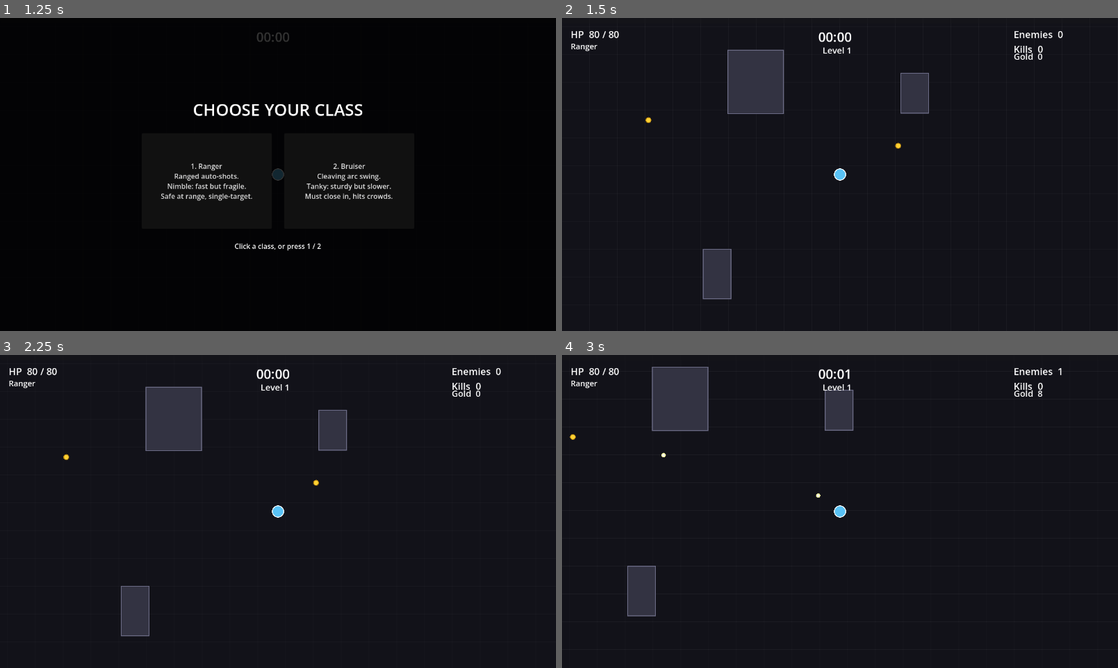
Above: before the commit, frames 1-4 (two rows, left to right).
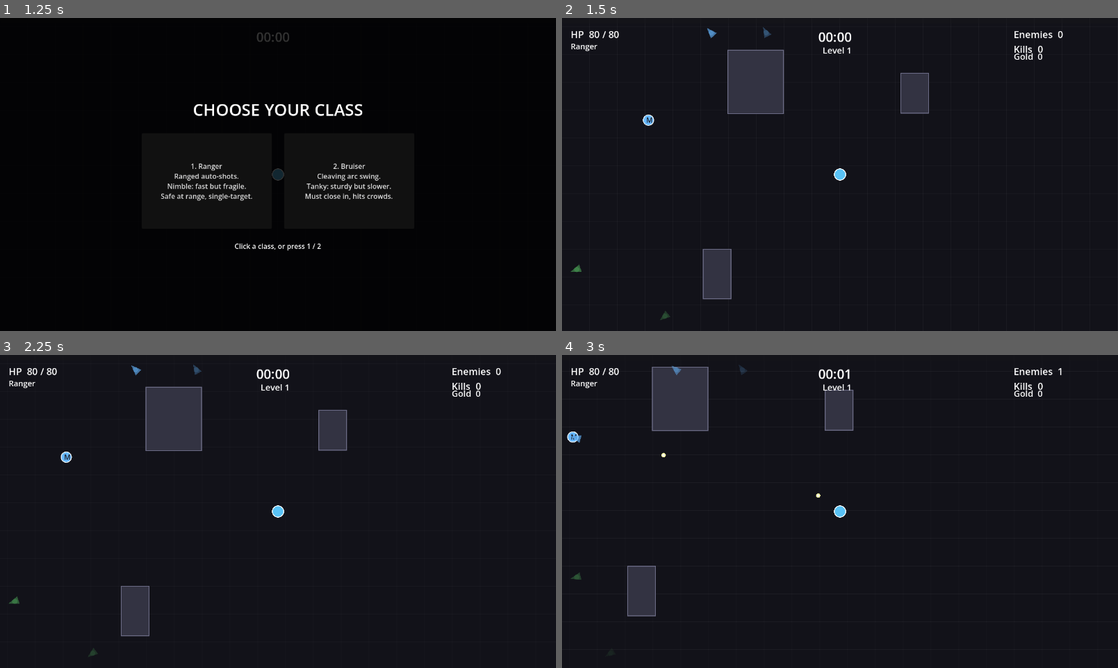
Above: after the commit, the same moments.

Repository: veighnsche/survivors-prototype
Game: Godot game, scene res://main_menu.tscn
The game is run twice, just before and just after one commit, with the same random seed, the same clock (stepped at 60 frames per second) and the same inputs.
Inputs:
- Up to frame 1 (1.25 s): click "Start Run" at 0.5 s
- Up to frame 2 (1.5 s): click "1. Ranger Ranged auto-shots. …" at 1.25 s
- Up to frame 3 (2.25 s): tap Enter at 2 s; hold D from 2.03 s (still down); tap 1 at 2.1 s
- Up to frame 4 (3 s): release D at 2.78 s; hold S from 2.78 s (still down); tap 2 at 2.85 s

Frame 1 is identical in both runs. In frame 2, 0.2% of the frame differs, in the area x 1-61%, y 2-97%; in frame 3, 0.2%; in frame 4, 0.2%.

Commit message:
Gold drops from monsters; only chests + boosters on the map
- Enemies drop gold again (tier-scaled + boss burst), alongside XP gems.
- LootField now places only boosters (pickups) and chests — gold removed from
  the floor. Both floor types are beaconed. Lowered loot density to 10%.
- Added Shield to the floor booster pool.

Co-Authored-By: Claude Opus 4.8 <noreply@anthropic.com>

Diff:
--- a/scripts/config.gd
+++ b/scripts/config.gd
@@ -108,7 +108,7 @@
 # Loot placed ON the map (streamed per world cell, like buildings)
 var LOOT_CELL := 360.0
 var LOOT_VIEW_CELLS := 4
-var LOOT_DENSITY := 16  # percent of world cells that hold a loot item
+var LOOT_DENSITY := 10  # percent of world cells that hold floor loot (booster/chest)
 
 var BOMB_DAMAGE := 80.0
 var BOMB_RADIUS := 720.0
--- a/scripts/game.gd
+++ b/scripts/game.gd
@@ -244,14 +244,20 @@
 
 func _on_enemy_died(e) -> void:
 	kills += 1
-	# Enemies drop XP gems only — gold/pickups/chests live on the map (LootField).
+	# Enemies drop XP gems + gold. Chests/boosters live on the map (LootField).
 	if e.is_boss:
 		Fx.shake(Config.SHAKE_ON_BOSS_DEATH)
 		for i in 5:
 			var off := Vector2(randf_range(-40.0, 40.0), randf_range(-40.0, 40.0))
 			_spawn_gem(e.global_position + off, "large")
+		for i in 6:
+			var goff := Vector2(randf_range(-50.0, 50.0), randf_range(-50.0, 50.0))
+			_spawn_gold(e.global_position + goff, int(ceil(Config.GOLD_BOSS / 6.0)))
 	else:
 		_spawn_gem(e.global_position, e.xp_tier)
+		var gd = Config.GOLD_DROP.get(e.xp_tier, null)
+		if gd != null and randf() < float(gd.chance):
+			_spawn_gold(e.global_position, int(gd.amount))
 
 
 # --- Pickups ----------------------------------------------------------------
--- a/scripts/loot_field.gd
+++ b/scripts/loot_field.gd
@@ -1,8 +1,8 @@
 class_name LootField
 extends Node2D
-## Places loot ON the map (not dropped by enemies). Deterministically seeds each
-## world cell with gold / a pickup / a chest, streams them in around the player,
-## and remembers collected cells so loot never respawns.
+## Places floor loot ON the map: boosters (pickups) and chests. Gold is dropped
+## by monsters, not placed here. Deterministically seeds each world cell, streams
+## it in around the player, and remembers collected cells so loot never respawns.
 
 var player: Node2D
 var game
@@ -68,15 +68,11 @@
 
 	var roll := posmod(h >> 21, 100)
 	var node
-	if roll < 66:
-		var g := Gold.new()
-		g.value = 3 + posmod(h >> 3, 6)
-		node = g
-	elif roll < 96:
+	if roll < 86:
 		var p := Pickup.new()
 		p.kind = _pickup_kind(h)
 		node = p
-	else:  # ~4% of loot cells — chests are a rare find
+	else:  # ~14% of floor loot — chests are the rarer find
 		node = Chest.new()
 
 	node.player = player
@@ -88,5 +84,5 @@
 
 
 func _pickup_kind(h: int) -> String:
-	var kinds := ["heal", "magnet", "bomb", "frenzy", "power", "haste"]
+	var kinds := ["heal", "magnet", "bomb", "frenzy", "power", "haste", "shield"]
 	return kinds[posmod(h >> 17, kinds.size())]
